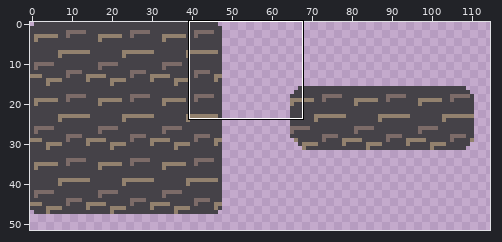
Pixel-art file -- sprites/tilesets/breakable.aseprite. Above, an overview of the earlier version with the close-up marked.
Close-up. Before the edit:
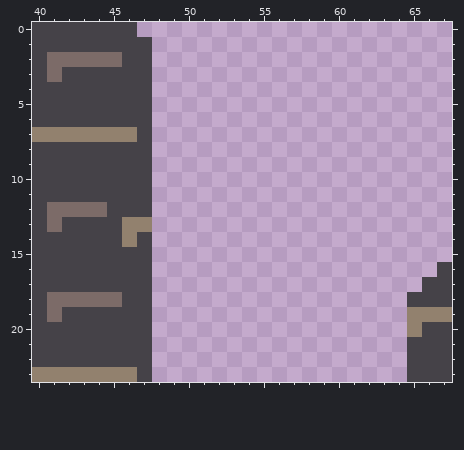
160x160 pixels, 1 frame. Shown: x 40..67, y 0..23. The wide view leaves out empty margins.
New version:
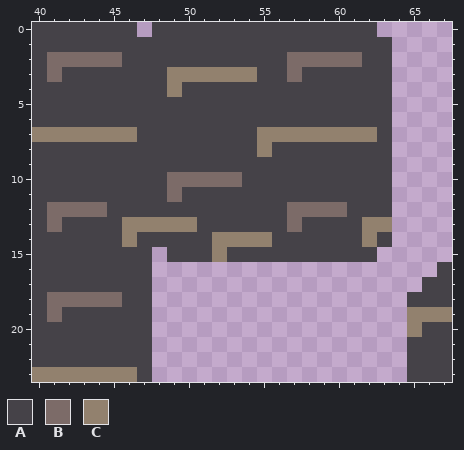
Palette (. is transparent): A #454248  B #7c6b68  C #92816e
What changed:
@@ x 40..67 @@
- 0 AAAAAAA.....................
- 1 AAAAAAAA....................
- 2 ABBBBBAA....................
- 3 ABAAAAAA....................
- 4 AAAAAAAA....................
- 5 AAAAAAAA....................
- 6 AAAAAAAA....................
- 7 CCCCCCCA....................
- 8 AAAAAAAA....................
- 9 AAAAAAAA....................
-10 AAAAAAAA....................
-11 AAAAAAAA....................
-12 ABBBBAAA....................
-13 ABAAAACC....................
-14 AAAAAACA....................
-15 AAAAAAAA....................
+ 0 AAAAAAA.AAAAAAAAAAAAAAA.....
+ 1 AAAAAAAAAAAAAAAAAAAAAAAA....
+ 2 ABBBBBAAAAAAAAAAABBBBBAA....
+ 3 ABAAAAAAACCCCCCAABAAAAAA....
+ 4 AAAAAAAAACAAAAAAAAAAAAAA....
+ 5 AAAAAAAAAAAAAAAAAAAAAAAA....
+ 6 AAAAAAAAAAAAAAAAAAAAAAAA....
+ 7 CCCCCCCAAAAAAAACCCCCCCCA....
+ 8 AAAAAAAAAAAAAAACAAAAAAAA....
+ 9 AAAAAAAAAAAAAAAAAAAAAAAA....
+10 AAAAAAAAABBBBBAAAAAAAAAA....
+11 AAAAAAAAABAAAAAAAAAAAAAA....
+12 ABBBBAAAAAAAAAAAABBBBAAA....
+13 ABAAAACCCCCAAAAAABAAAACC....
+14 AAAAAACAAAAACCCCAAAAAACA....
+15 AAAAAAAA.AAACAAAAAAAAAA.....
 16 AAAAAAAA...................A
Pixel boxes of the changes (left, top, right, bottom) in both close-ups:
added: (152, 22, 392, 262)
